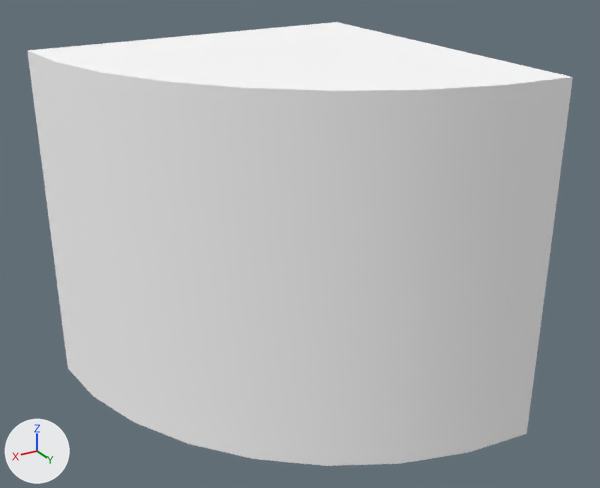
One commit to the glTF model public/assets/models/ci_85.glb: the scene before it, then after it.
Rendered twice from a 50 mm lens placed at (2.08, 3.66, 2.81), pointed at (-0.09, 0.05, 1.01). Every picture has the same lights, and +X, +Y and +Z are marked at lower left. The picture after the commit comes second. Vertices at exactly the same position are counted once.

The first picture shows 'Round outer corner'.
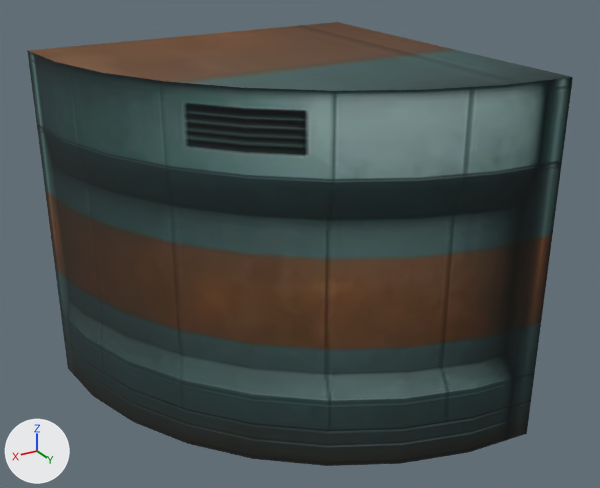
Patch to the scene script:
```diff
--- a/public/assets/models/ci_85.glb.py
+++ b/public/assets/models/ci_85.glb.py
@@ img_tex_cyber_wall_jpg @@
+img_tex_cyber_wall_jpg = load_image('tex_cyber_wall.jpg', '_unpacked/tex_cyber_wall.jpg', 256, 256, 'sRGB')
@@ mat_round_outer_corner @@
 mat_round_outer_corner = principled_material('Round outer corner')
-mat_round_outer_corner.base_color = (1.0, 1.0, 1.0)  # white #ffffff
+mat_round_outer_corner.texture = img_tex_cyber_wall_jpg
 mat_round_outer_corner.roughness = 1.0
@@ me_round_outer_corner @@
 me_round_outer_corner.from_pydata(...)  # 20 vertices, 36 faces; spans x -1.0..1.0, y -1.0..1.0, z 0.0..2.0
 # used by ob_round_outer_corner; location = (0.0, 0.0, 0.0)
+# me_round_outer_corner part 1: texture (UV) coordinates changed
 me_round_outer_corner.materials.append(mat_round_outer_corner)
```

What differs and where, as boxes [x1, y1, x2, y2] in the pictures (600 x 488 px):
'Round outer corner', surface changed (darker)
    both: [27, 22, 573, 466]
